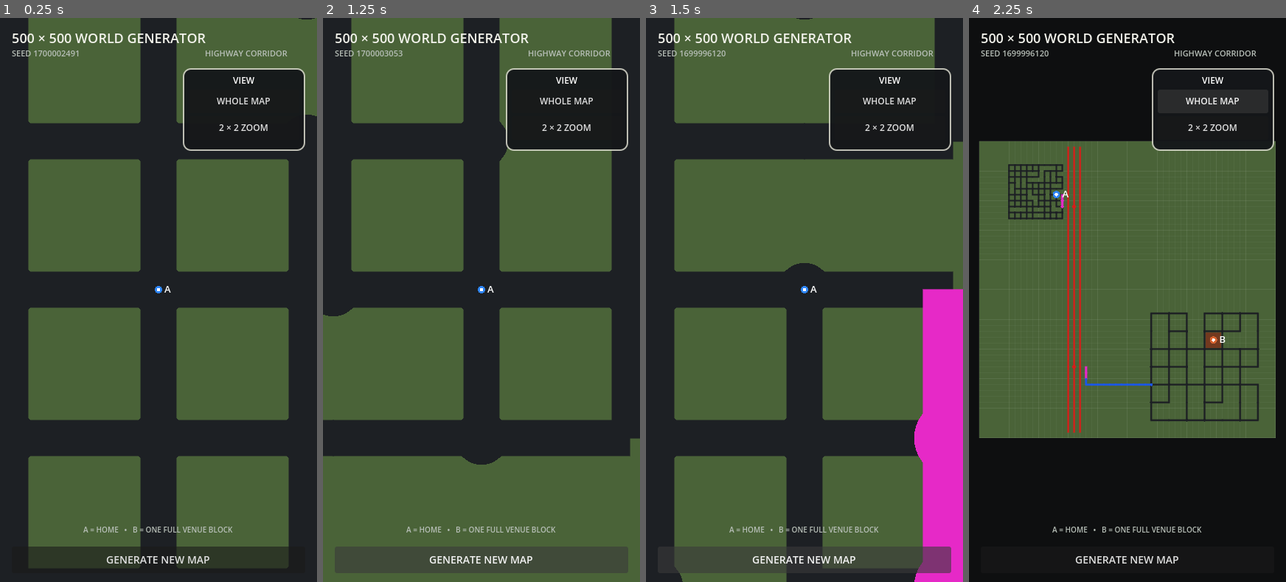
Above: before the commit, frames 1-4 (left to right).
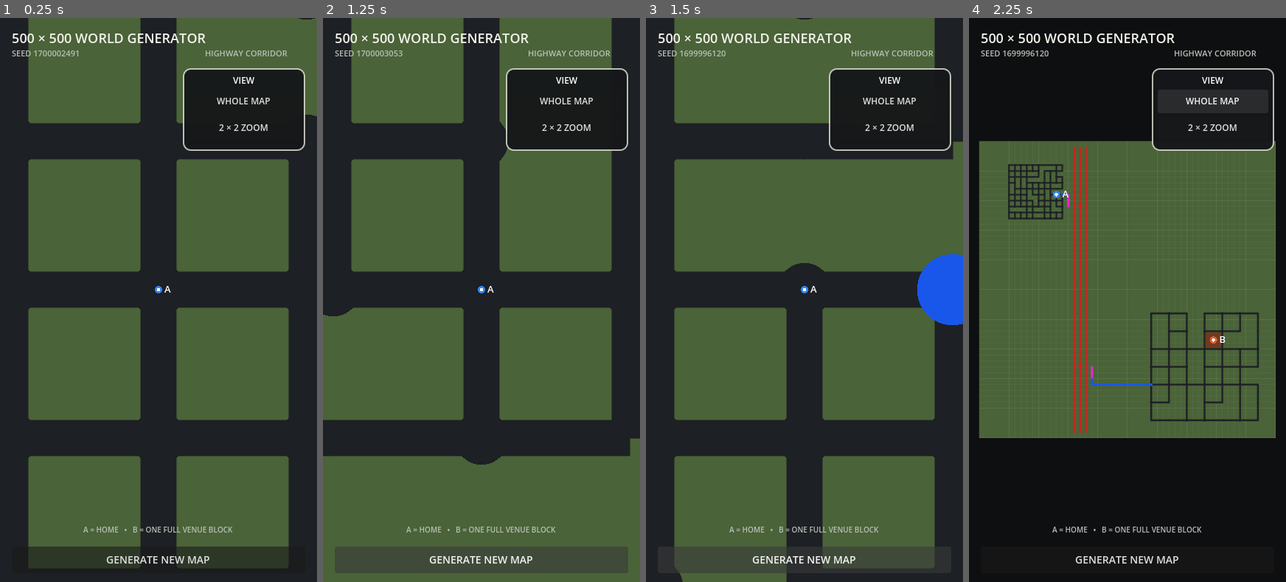
Above: after the commit, the same moments.

Repository: patrickcallahancomedy/comedian
Game: Godot game, scene res://scenes/drive/grid_world_prototype.tscn
Same seed, same stepped clock (60 frames per second), same inputs: the game is played once before the commit and once after it. This scene is started directly instead of the project's main scene.
Inputs:
- Up to frame 1 (0.25 s): no input
- Up to frame 2 (1.25 s): click "GENERATE NEW MAP" at 0.5 s
- Up to frame 3 (1.5 s): click "GENERATE NEW MAP" at 1.25 s
- Up to frame 4 (2.25 s): click "WHOLE MAP" at 2 s

Frames 1-2 are identical in both runs. In frame 3, 7.6% of the frame differs, in the area x 84-100%, y 41-100%; in frame 4, 0.8%.

Commit message:
Reserve clearance for adjacent pink highway lane

Diff:
--- a/godot/scripts/drive/grid_world_generator.gd
+++ b/godot/scripts/drive/grid_world_generator.gd
@@ -42,7 +42,7 @@
 const HIGHWAY_MAX_MAJOR_NODES := 10
 const CONNECTOR_STEP := 10
 const HIGHWAY_EDGE_MARGIN := 10
-const HIGHWAY_CLEARANCE := 20
+const HIGHWAY_CLEARANCE := 30
 const RAMP_STANDOFF := 20
 const RAMP_RUN := 20
 
